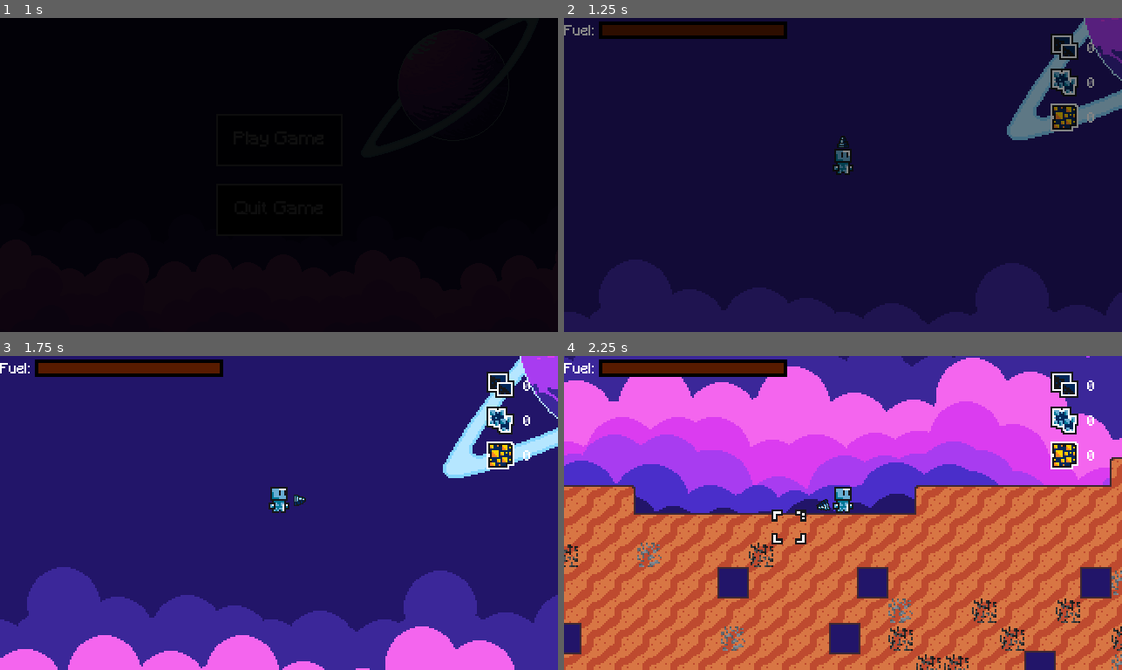
Above: before the commit, frames 1-4 (two rows, left to right).
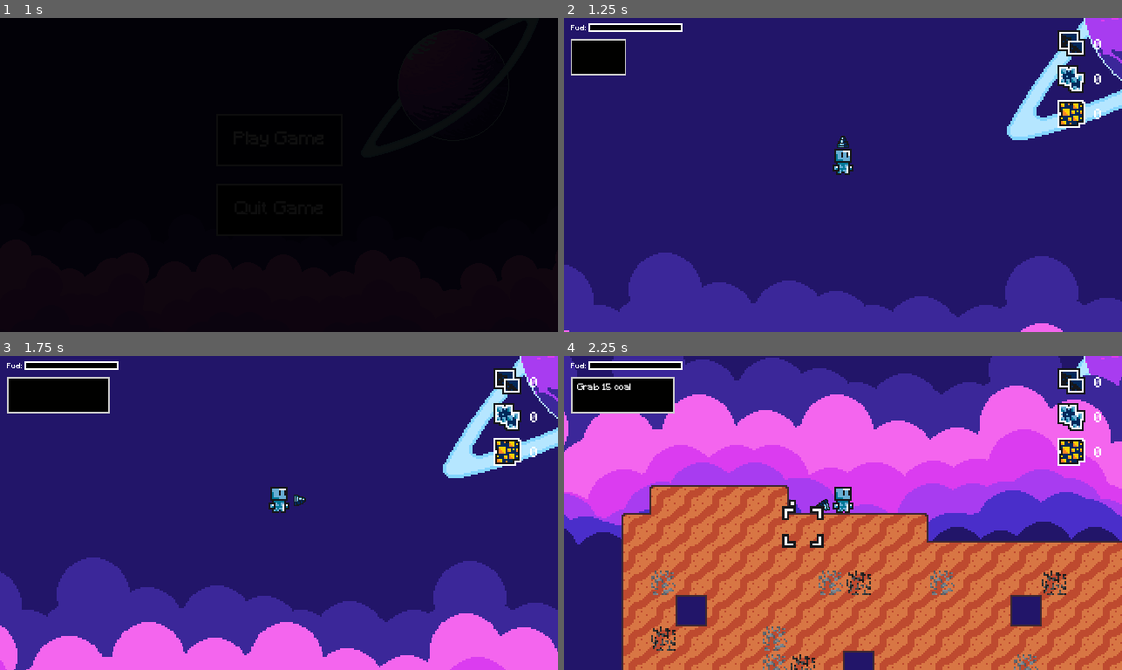
Above: after the commit, the same moments.

Repository: Renan-G-projec/A-Journey-Of-A-Robot
Game: Godot game, scene res://scenes/menu.tscn
Same seed, same stepped clock (60 frames per second), same inputs: the game is played once before the commit and once after it. The engine's default icon, where the game draws it, is replaced by a stand-in: a white triangle on a blue panel in a dark square.
Inputs (mouse positions are in pixels of both pictures, inside the frame that each line leads up to):
- Up to frame 1 (1 s): click "Play Game" at 0.5 s
- Up to frame 2 (1.25 s): no input
- Up to frame 3 (1.75 s): tap Enter at 1.25 s; move the mouse to (401, 497) at 1.27 s; hold D (GoRight) from 1.28 s (still down); tap E (Interact) at 1.35 s; click (401, 497) at 1.42 s; tap Up at 1.52 s
- Up to frame 4 (2.25 s): keep holding D (GoRight); move the mouse to (731, 528) at 2.02 s; click (731, 528) at 2.1 s

Frame 1 is identical in both runs. In frame 2, 100% of the frame differs, in the area x 0-100%, y 0-100%; in frame 3, 19%; in frame 4, 79%.

Commit message:
feat: Initial mission UI placed. AMDG

Diff:
--- /dev/null
+++ b/assets/styles/mission_ui_style.tres
@@ -0,0 +1,13 @@
+[gd_resource type="StyleBoxFlat" format=3 uid="uid://b7dam2p4kmwkr"]
+
+[resource]
+content_margin_left = 7.0
+content_margin_top = 7.0
+content_margin_right = 7.0
+content_margin_bottom = 7.0
+bg_color = Color(0.0033606587, 0.004811262, 0.00048203164, 1)
+border_width_left = 2
+border_width_top = 2
+border_width_right = 2
+border_width_bottom = 2
+anti_aliasing = false
--- a/scenes/fuel_ui.tscn
+++ b/scenes/fuel_ui.tscn
@@ -9,14 +9,14 @@
 border_width_top = 1
 border_width_right = 1
 border_width_bottom = 1
-border_color = Color(0, 0, 0, 1)
+border_color = Color(1, 1, 1, 1)
 expand_margin_left = 1.0
 expand_margin_top = 1.0
 expand_margin_right = 1.0
 expand_margin_bottom = 1.0
 
 [sub_resource type="StyleBoxFlat" id="StyleBoxFlat_2l77h"]
-bg_color = Color(0.34480676, 0.10560141, 0, 1)
+bg_color = Color(0, 0, 0, 1)
 
 [sub_resource type="Theme" id="Theme_ipu61"]
 default_base_scale = 0.61
--- a/scenes/game_ui.tscn
+++ b/scenes/game_ui.tscn
@@ -3,26 +3,40 @@
 [ext_resource type="PackedScene" uid="uid://difvr8k6spgf5" path="res://scenes/player_inventory_interface.tscn" id="1_rns2u"]
 [ext_resource type="Script" uid="uid://plwgmoaboe6e" path="res://scripts/game_ui.gd" id="1_u001w"]
 [ext_resource type="PackedScene" uid="uid://d0c18hhbo0vr1" path="res://scenes/fuel_ui.tscn" id="2_u001w"]
+[ext_resource type="PackedScene" uid="uid://btutqnkv4hfmc" path="res://scenes/mission_ui.tscn" id="4_u2dgd"]
 
 [node name="GameUI" type="CanvasLayer" unique_id=435670059]
 script = ExtResource("1_u001w")
 
 [node name="FuelUI" parent="." unique_id=1653505830 instance=ExtResource("2_u001w")]
-offset_top = 4.0
-offset_right = -16.0
-offset_bottom = -12.0
+offset_left = 8.0
+offset_top = 8.0
+offset_right = -568.0
+offset_bottom = -348.0
 
 [node name="PlayerInventoryInterface" parent="." unique_id=257689911 instance=ExtResource("1_rns2u")]
 anchors_preset = 5
 anchor_left = 0.5
 anchor_right = 0.5
-offset_left = -40.0
-offset_top = 10.0
-offset_right = -40.0
-offset_bottom = 10.0
+offset_left = 248.0
+offset_top = 16.0
+offset_right = 248.0
+offset_bottom = 16.0
 grow_horizontal = 2
+scale = Vector2(2, 2)
+
+[node name="MissionUI" parent="." unique_id=1778661354 instance=ExtResource("4_u2dgd")]
+offset_left = 8.0
+offset_top = 24.0
+offset_right = 128.0
+offset_bottom = 66.0
+text = "Grab 15 coal ores
+Grab 10 iron ores"
 
 [node name="TransitionRect" type="ColorRect" parent="." unique_id=707873548]
+visible = false
 offset_right = 640.0
 offset_bottom = 360.0
+mouse_filter = 2
+mouse_behavior_recursive = 1
 color = Color(0, 0, 0, 0)
--- a/scenes/main_game.tscn
+++ b/scenes/main_game.tscn
@@ -14,7 +14,7 @@
 [node name="Map" parent="." unique_id=1104527884 instance=ExtResource("3_ipu61")]
 
 [node name="Player" parent="." unique_id=698178977 instance=ExtResource("3_d2op2")]
-position = Vector2(328, -40)
+position = Vector2(160, 0)
 
 [node name="GameUI" parent="." unique_id=435670059 instance=ExtResource("5_ipu61")]
 
--- a/scenes/map.tscn
+++ b/scenes/map.tscn
@@ -434,3 +434,4 @@
 tile_set = SubResource("TileSet_gldc4")
 
 [node name="MainBase" parent="." unique_id=699425722 instance=ExtResource("2_2klcf")]
+visible = false
--- /dev/null
+++ b/scenes/mission_ui.tscn
@@ -0,0 +1,17 @@
+[gd_scene format=3 uid="uid://btutqnkv4hfmc"]
+
+[ext_resource type="FontFile" uid="uid://crac75pvc8fh1" path="res://fonts/Minecraft.ttf" id="1_1dy7u"]
+[ext_resource type="StyleBox" uid="uid://b7dam2p4kmwkr" path="res://assets/styles/mission_ui_style.tres" id="2_55xhi"]
+[ext_resource type="Script" uid="uid://buwe2a0d5kxs1" path="res://scripts/mission_ui.gd" id="3_55xhi"]
+
+[node name="MissionUI" type="RichTextLabel" unique_id=1778661354]
+anchors_preset = -1
+offset_right = 192.0
+offset_bottom = 96.0
+theme_override_fonts/normal_font = ExtResource("1_1dy7u")
+theme_override_font_sizes/normal_font_size = 10
+theme_override_styles/normal = ExtResource("2_55xhi")
+bbcode_enabled = true
+fit_content = true
+scroll_active = false
+script = ExtResource("3_55xhi")
--- a/scripts/game_ui.gd
+++ b/scripts/game_ui.gd
@@ -8,7 +8,6 @@
 
 # Called when the node enters the scene tree for the first time.
 func _ready() -> void:
-	scale = get_viewport().get_camera_2d().zoom
 	transition_rect.color.a = 1.0
 	in_transition = true
 
--- a/scripts/main_game.gd
+++ b/scripts/main_game.gd
@@ -2,11 +2,13 @@
 
 @onready var player_inventory: Inventory = preload("res://resources/player_inventory.tres")
 @onready var map: Map = $Map
+@onready var mission_ui: MissionUI = $GameUI/MissionUI
 @onready var fuel_ui: FuelUI = $GameUI/FuelUI
 @onready var jetpack: Jetpack = $Player/Jetpack
 
 func _ready() -> void:
 	fuel_ui.set_jetpack(jetpack)
+	mission_ui.display()
 
 func _on_player_mined_block(tilemap_coords: Vector2i, damage: float) -> void:
 	map.damage_tile(tilemap_coords, damage)
--- /dev/null
+++ b/scripts/mission_ui.gd
@@ -0,0 +1,40 @@
+# Ad Maiorem Dei Gloriam!
+class_name MissionUI
+extends RichTextLabel
+
+@export var text_velocity: float = 0.02
+@export var growing_velocity: float = 0.1
+var text_timer: float = text_velocity
+var current_char: int = 0
+var typing: bool = false
+var growing: bool = false
+
+@onready var initial_scale_x: float = scale.x
+
+func _ready() -> void:
+	scale.x = 0
+
+func display(mission_text: String = text) -> void:
+	growing = true
+	current_char = 0
+	scale.x = 0
+	text = mission_text
+	visible_characters = 0
+	text_timer = text_velocity
+
+	queue_redraw()
+
+func _process(delta: float) -> void:
+	if growing:
+		scale.x = lerpf(scale.x, initial_scale_x, growing_velocity)
+		if scale.x > initial_scale_x - 0.01:
+			growing = false
+			typing = true
+
+	if typing:
+		text_timer -= delta
+		if text_timer <= 0.0:
+			text_timer = text_velocity
+			visible_characters += 1
+			if visible_characters >= text.length():
+				typing = false
Not shown, added: scripts/mission_ui.gd.uid
